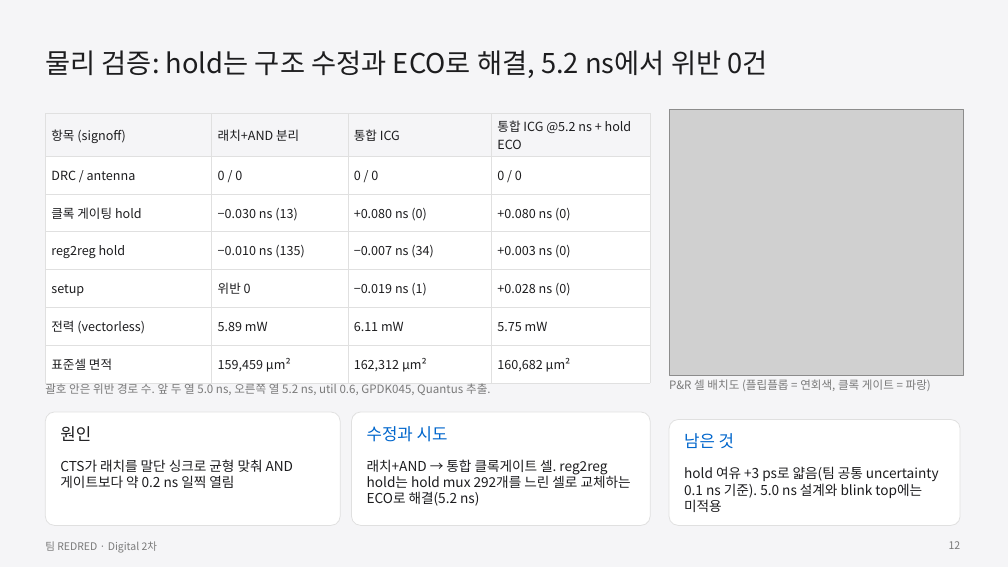
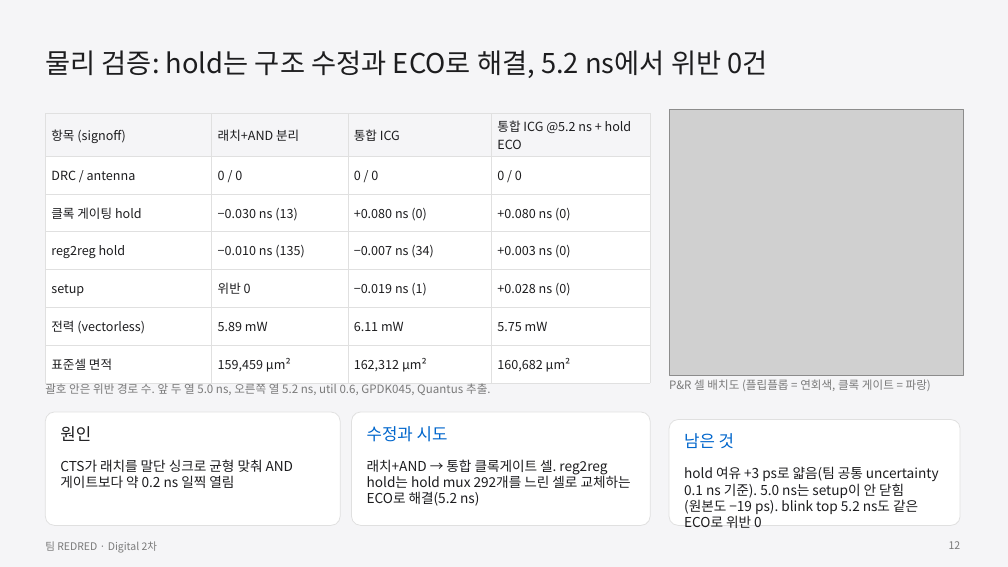
Before and after one commit to GangHeeJo/AI-SEMI, a slide deck: slide 12 of submission/REDRED_2차_발표자료.pptx. Drawn at 1008x567 pixels with LibreOffice and Linux fonts; fonts in the diff are those of the drawing; grey boxes stand for pictures. Boxes give left, top, right and bottom in pixels: in the first picture for what was removed or moved away, otherwise in the second. Text is boxed around its words. In the diff, an @@ line names an element or a change of style, - is before the commit and + after.

```diff
--- a/submission/REDRED_2차_발표자료.pptx
+++ b/submission/REDRED_2차_발표자료.pptx
@@ text at bbox=[684, 466, 939, 528]: text changed @@
-hold 여유 +3 ps로 얇음(팀 공통 uncertainty 0.1 ns 기준). 5.0 ns 설계와 blink top에는 미적용
+hold 여유 +3 ps로 얇음(팀 공통 uncertainty 0.1 ns 기준). 5.0 ns는 setup이 안 닫힘(원본도 −19 ps). blink top 5.2 ns도 같은 ECO로 위반 0
```
Also in this commit, not shown: 4 other slides changed, 2 other files.
